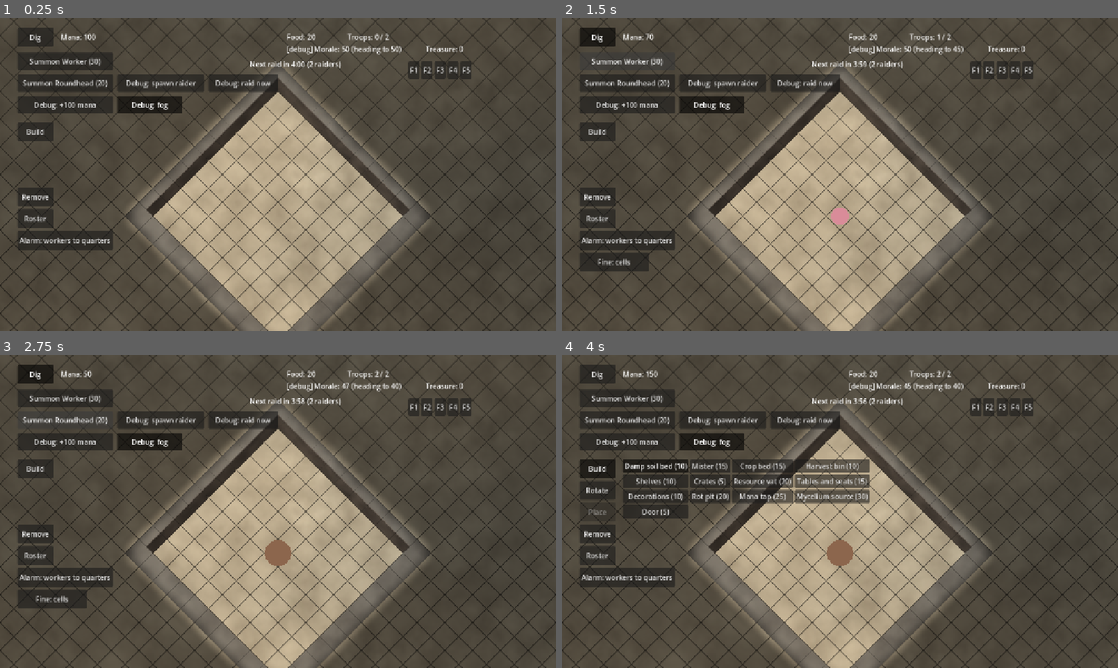
Above: before the commit, frames 1-4 (two rows, left to right).
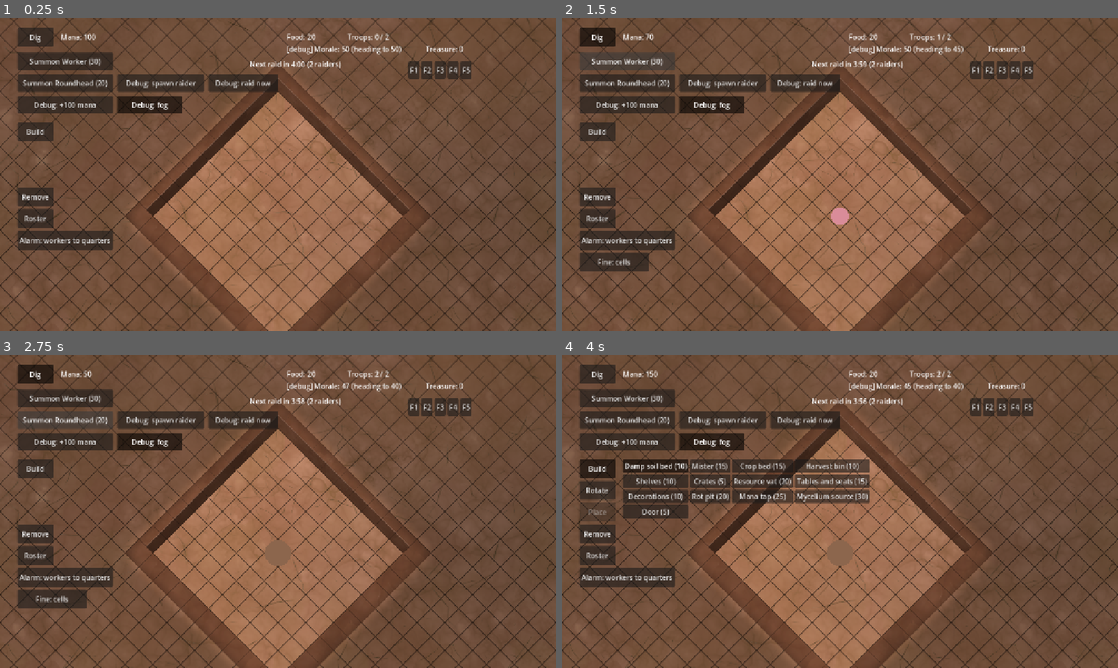
Above: after the commit, the same moments.

Repository: SirSizzle24/mazelord
Game: Godot game, scene res://Scenes/main.tscn
Two runs of this game, one before a commit and one after it. Both use one fixed random seed, a clock stepped at 60 frames per second and the inputs below.
Inputs:
- Up to frame 1 (0.25 s): no input
- Up to frame 2 (1.5 s): click "Dig" at 0.5 s; click "Summon Worker (30)" at 1.25 s
- Up to frame 3 (2.75 s): click "Summon Roundhead (20)" at 2 s
- Up to frame 4 (4 s): click "Debug: +100 mana" at 2.75 s; click "Build" at 3.5 s

The runs differ from the first frame. In frame 1, 79% of the frame differs, in the area x 0-100%, y 0-100%; in frame 2, 78%; in frame 3, 78%; in frame 4, 73%.

Commit message:
Wall textures for tops and faces

Diff:
--- a/scripts/fog.gd
+++ b/scripts/fog.gd
@@ -9,7 +9,7 @@
 const SurfaceMaterial = preload("res://scripts/surface_material.gd")
 const SIGHT_RADIUS := 15  # cells (5 blocks) a troop can see in every direction
 const UPDATE_INTERVAL := 0.2  # seconds between sight updates; every frame would be wasted work
-const MEMORY_DARKEN := 0.55  # how much darker remembered tiles look than live ones
+const MEMORY_DARKEN := 0.30  # how much darker remembered tiles look than live ones
 const WALL_FACE_HEIGHT := 32.0  # pixels of front face along a wall's lower edge; taller looks taller
 ## The wall tiles, in atlas order: lit and remembered rock, lit and remembered deposit rock, and a mark.
 enum Wall { ROCK, ROCK_DIM, DEPOSIT, DEPOSIT_DIM, MARKED }
--- a/scripts/surface_material.gd
+++ b/scripts/surface_material.gd
@@ -33,7 +33,12 @@
 
 
 ## A seamless noise texture, made once per name. Higher frequency means finer grain.
+## Uses your painted texture if there's one at res://Assets/<name>.png (floor, wall_top, wall_face, macro);
+## otherwise makes a seamless noise placeholder.
 static func _texture(texture_name: String, frequency: float) -> Texture2D:
+	var painted := "res://Assets/%s.png" % texture_name
+	if not _textures.has(texture_name) and ResourceLoader.exists(painted):
+		_textures[texture_name] = load(painted)
 	if not _textures.has(texture_name):
 		var noise := FastNoiseLite.new()
 		noise.frequency = frequency
Binary file added: Assets/floor.png
Not shown, added: Assets/floor.png.import
Binary file added: Assets/wall_face.png
Binary file added: Assets/wall_top.png
